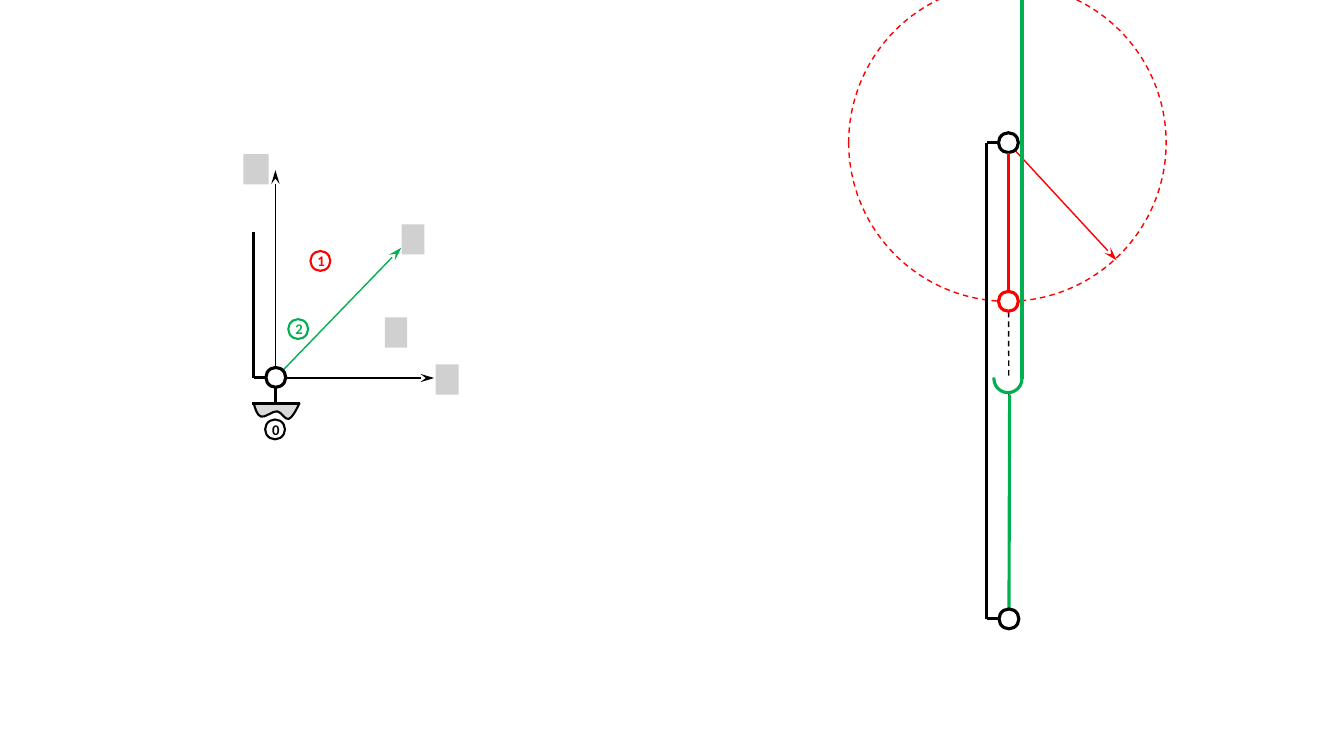
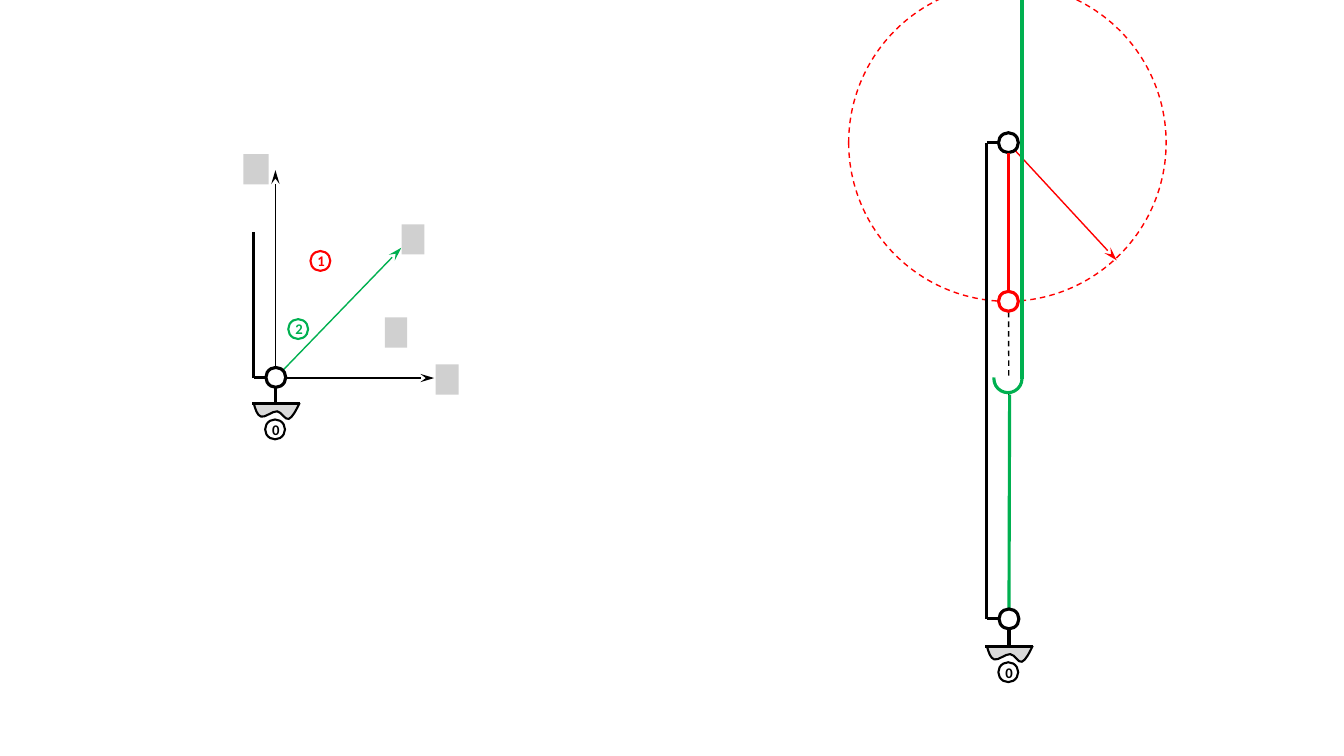
Before and after one commit to xpessoles/ExercicesCompetences, a slide deck: slide 28 of MecanismesDeBase/Figures.pptx. Drawn at 1344x756 pixels with LibreOffice and Linux fonts; fonts in the diff are those of the drawing; grey boxes stand for pictures; background and template pictures are left out. Boxes give left, top, right and bottom in pixels: in the first picture for what was removed or moved away, otherwise in the second. Text is boxed around its words. In the diff, an @@ line names an element or a change of style, - is before the commit and + after.

```diff
--- a/MecanismesDeBase/Figures.pptx
+++ b/MecanismesDeBase/Figures.pptx
@@ line added from (1033, 646) to (985, 646), #000000 2.25 pt @@
@@ freeform shape added at <box>987,646,1032,662</box>, fill #D9D9D9, outline #000000 1.5 pt @@
@@ line added from (1009, 630) to (1009, 646), #000000 2.25 pt @@
@@ ellipse added at <box>998,662,1018,683</box>, outline #000000 1.5 pt, 10.5 pt, text #000000, bold @@
+0
```
Also in this commit, not shown: 1 other slide changed, 2 slides added, 3 other files.
